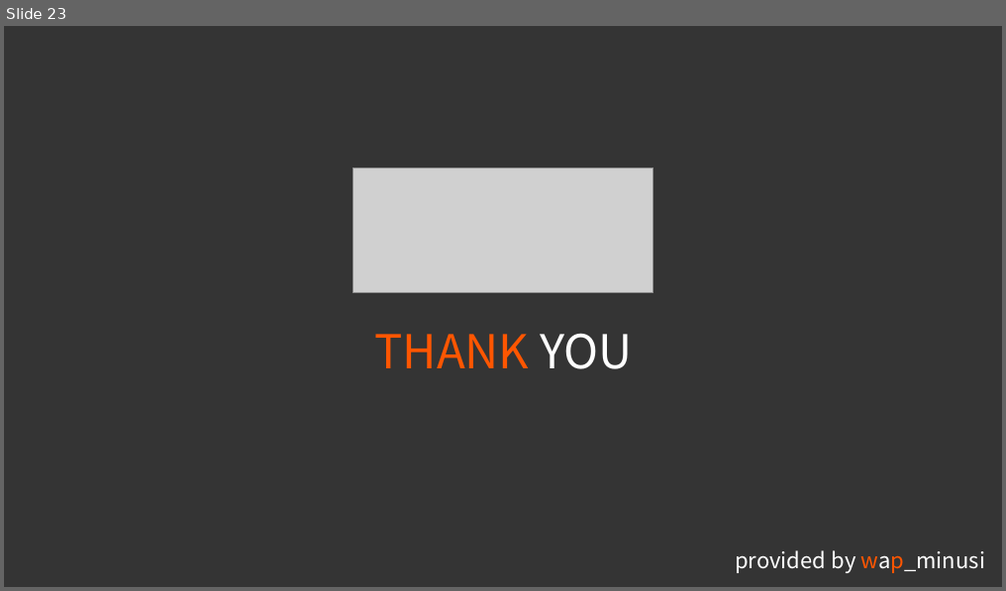
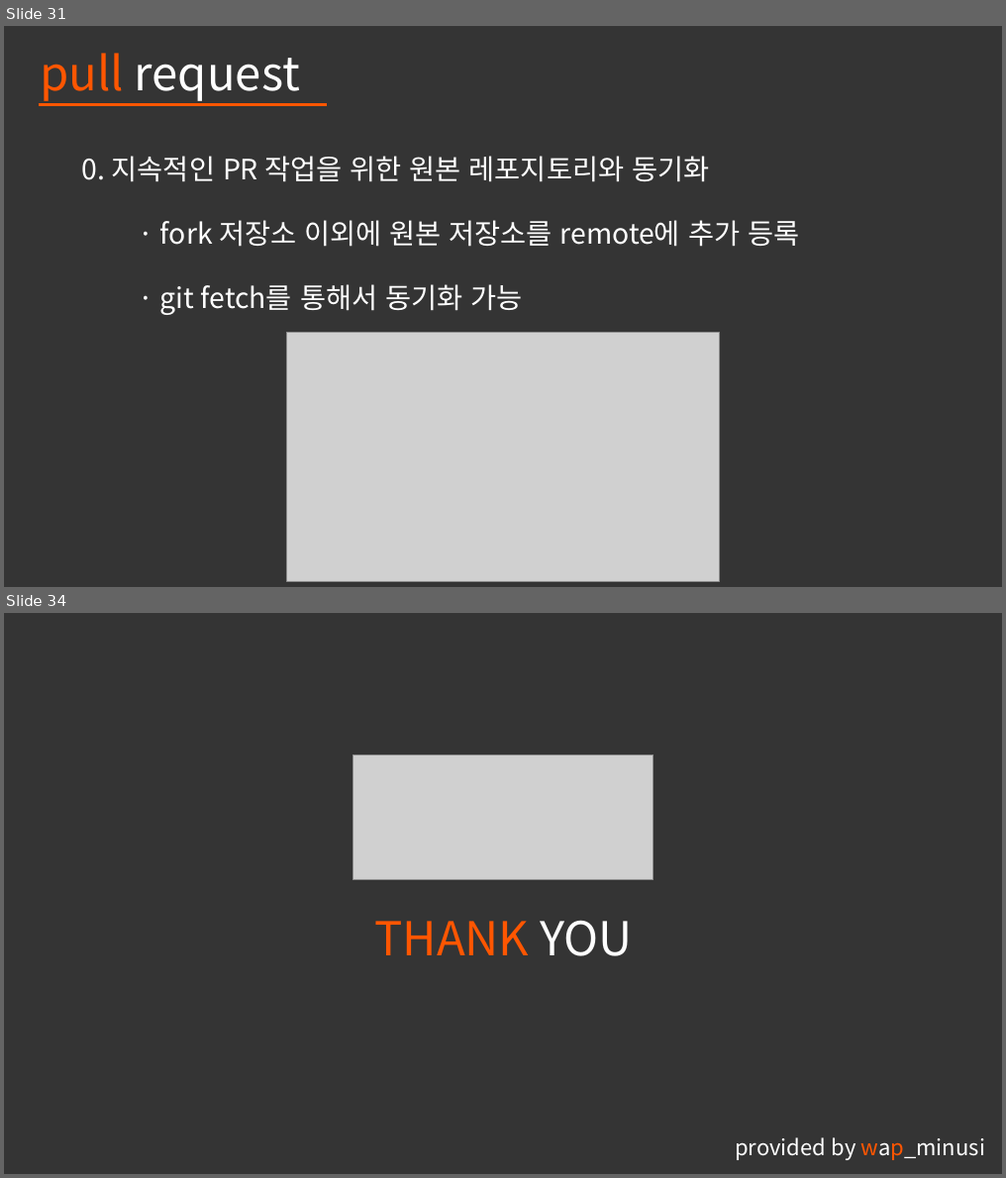
Before and after one commit to pknu-wap/git-flow-seminar, a slide deck: WAP_Git Flow & Pull Request_Minusi.pptx. Shown one above the other, each under a label of ours: slide 23 before the commit, slides 31 and 34 after it; the slides between them are not shown. The pictures are 1006x591 and 1006x1178 pixels, drawn with LibreOffice and Linux fonts; fonts in the diff are those of the drawing; grey boxes stand for pictures; background and template pictures are left out. Boxes give left, top, right and bottom in pixels: in the first picture for what was removed or moved away, otherwise in the second. Text is boxed around its words. In the diff, an @@ line names an element or a change of style, - is before the commit and + after.

Commit message:
update seminar ppt about pull request section

```diff
--- a/WAP_Git Flow & Pull Request_Minusi.pptx
+++ b/WAP_Git Flow & Pull Request_Minusi.pptx
@@ slide 31 added at [4,26,1002,587], background #343434 @@
@@ text added at [40,53,300,101], 45 pt, text #FFFFFF @@
+pull request
@@ line added from (39, 104) to (327, 104), #FFFFFF 3 pt @@
@@ line added from (39, 104) to (313, 104), #FFFFFF 3 pt @@
@@ text added at [82,156,709,182], 27 pt, text #FFFFFF @@
+0. 지속적인 PR 작업을 위한 원본 레포지토리와 동기화
@@ text added at [160,220,799,247], 27 pt, text #FFFFFF @@
+· fork 저장소 이외에 원본 저장소를 remote에 추가 등록
@@ text added at [160,284,522,315], 27 pt, text #FFFFFF @@
+· git fetch를 통해서 동기화 가능
@@ picture added at [287,333,720,581] @@
@@ what was slide 23 is now slide 34 @@
```
Also in this commit, not shown: 11 other slides added, 1 slide removed.
